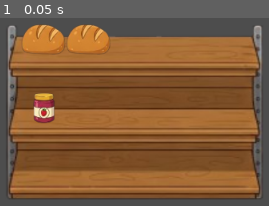
Above: before the commit, frame 1.
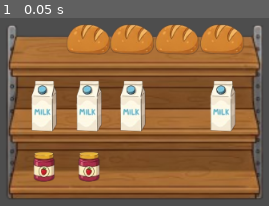
Above: after the commit, the same moment.

Repository: rockgem/dave-man-grocery-game
Game: Godot game, scene res://scenes/Main.tscn
Two runs of this game, one before a commit and one after it. Both use one fixed random seed, a clock stepped at 60 frames per second and the inputs below.
Inputs:
- Up to frame 1 (0.05 s): no input

The runs differ from the first frame. In frame 1, 19% of the frame differs, in the area x 8-91%, y 3-88%.

Commit message:
generating shit

Diff:
--- a/actors/Shelf.gd
+++ b/actors/Shelf.gd
@@ -6,4 +6,13 @@
 
 
 func generate_level():
-	pass
+	var values = [0, 1, 2, 3]
+	values.shuffle()
+
+	for i in 3:
+		var rand_amount = randi_range(1, 5)
+		var slots_in_row = $Slots.get_child(i).get_children()
+		slots_in_row.shuffle()
+
+		for j in rand_amount:
+			slots_in_row[j].put_item(values[i])
--- a/actors/Shelf.tscn
+++ b/actors/Shelf.tscn
@@ -12,50 +12,55 @@
 
 [node name="Slots" type="Node2D" parent="."]
 
-[node name="Slot" parent="Slots" instance=ExtResource("2_ao3xq")]
+[node name="Line1" type="Node2D" parent="Slots"]
+
+[node name="Slot" parent="Slots/Line1" instance=ExtResource("2_ao3xq")]
 position = Vector2(-72, -58)
-item_type = 1
 
-[node name="Slot2" parent="Slots" instance=ExtResource("2_ao3xq")]
+[node name="Slot2" parent="Slots/Line1" instance=ExtResource("2_ao3xq")]
 position = Vector2(-36, -58)
-item_type = 1
 
-[node name="Slot3" parent="Slots" instance=ExtResource("2_ao3xq")]
+[node name="Slot3" parent="Slots/Line1" instance=ExtResource("2_ao3xq")]
 position = Vector2(-1, -58)
 
-[node name="Slot4" parent="Slots" instance=ExtResource("2_ao3xq")]
+[node name="Slot4" parent="Slots/Line1" instance=ExtResource("2_ao3xq")]
 position = Vector2(35, -58)
 
-[node name="Slot5" parent="Slots" instance=ExtResource("2_ao3xq")]
+[node name="Slot5" parent="Slots/Line1" instance=ExtResource("2_ao3xq")]
 position = Vector2(71, -58)
 
-[node name="Slot6" parent="Slots" instance=ExtResource("2_ao3xq")]
-position = Vector2(-72, -3)
-item_type = 2
+[node name="Line2" type="Node2D" parent="Slots"]
+position = Vector2(0, 53)
 
-[node name="Slot7" parent="Slots" instance=ExtResource("2_ao3xq")]
-position = Vector2(-36, -3)
+[node name="Slot" parent="Slots/Line2" instance=ExtResource("2_ao3xq")]
+position = Vector2(-72, -58)
 
-[node name="Slot8" parent="Slots" instance=ExtResource("2_ao3xq")]
-position = Vector2(-1, -3)
+[node name="Slot2" parent="Slots/Line2" instance=ExtResource("2_ao3xq")]
+position = Vector2(-36, -58)
 
-[node name="Slot9" parent="Slots" instance=ExtResource("2_ao3xq")]
-position = Vector2(35, -3)
+[node name="Slot3" parent="Slots/Line2" instance=ExtResource("2_ao3xq")]
+position = Vector2(-1, -58)
 
-[node name="Slot10" parent="Slots" instance=ExtResource("2_ao3xq")]
-position = Vector2(71, -3)
+[node name="Slot4" parent="Slots/Line2" instance=ExtResource("2_ao3xq")]
+position = Vector2(35, -58)
 
-[node name="Slot11" parent="Slots" instance=ExtResource("2_ao3xq")]
-position = Vector2(-72, 45)
+[node name="Slot5" parent="Slots/Line2" instance=ExtResource("2_ao3xq")]
+position = Vector2(71, -58)
 
-[node name="Slot12" parent="Slots" instance=ExtResource("2_ao3xq")]
-position = Vector2(-36, 45)
+[node name="Line3" type="Node2D" parent="Slots"]
+position = Vector2(0, 102)
 
-[node name="Slot13" parent="Slots" instance=ExtResource("2_ao3xq")]
-position = Vector2(-1, 45)
+[node name="Slot" parent="Slots/Line3" instance=ExtResource("2_ao3xq")]
+position = Vector2(-72, -58)
 
-[node name="Slot14" parent="Slots" instance=ExtResource("2_ao3xq")]
-position = Vector2(35, 45)
+[node name="Slot2" parent="Slots/Line3" instance=ExtResource("2_ao3xq")]
+position = Vector2(-36, -58)
 
-[node name="Slot15" parent="Slots" instance=ExtResource("2_ao3xq")]
-position = Vector2(71, 45)
+[node name="Slot3" parent="Slots/Line3" instance=ExtResource("2_ao3xq")]
+position = Vector2(-1, -58)
+
+[node name="Slot4" parent="Slots/Line3" instance=ExtResource("2_ao3xq")]
+position = Vector2(35, -58)
+
+[node name="Slot5" parent="Slots/Line3" instance=ExtResource("2_ao3xq")]
+position = Vector2(71, -58)
--- a/actors/Slot.gd
+++ b/actors/Slot.gd
@@ -25,3 +25,8 @@
 
 func put_item(item_type: int):
 	self.item_type = item_type
+
+	if item_type == ITEM_TYPE.VACANT:
+		$Sprite2D.texture = null
+	else:
+		$Sprite2D.texture = load("res://reso/items/%s.tres" % ITEM_TYPE.find_key(item_type))
